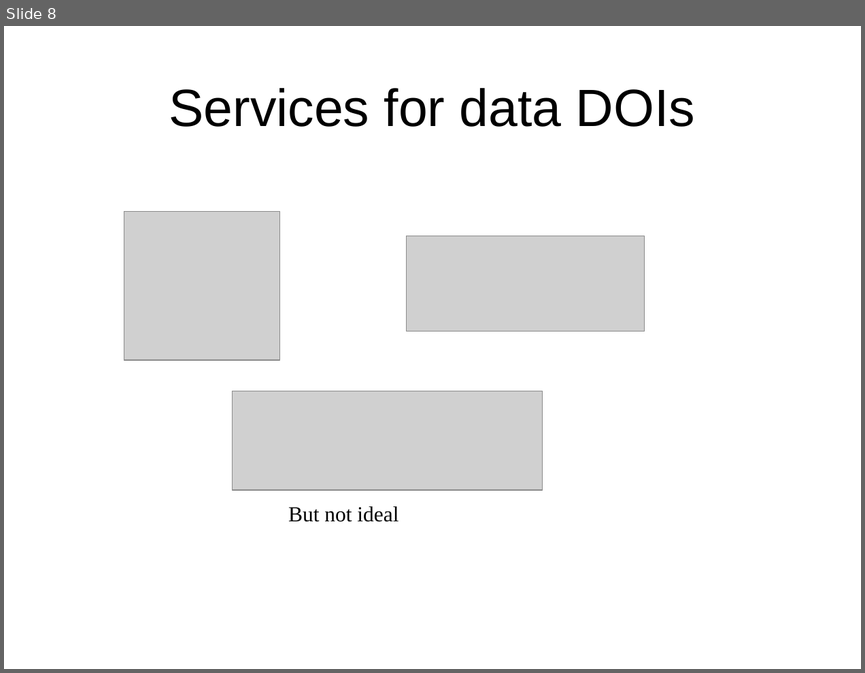
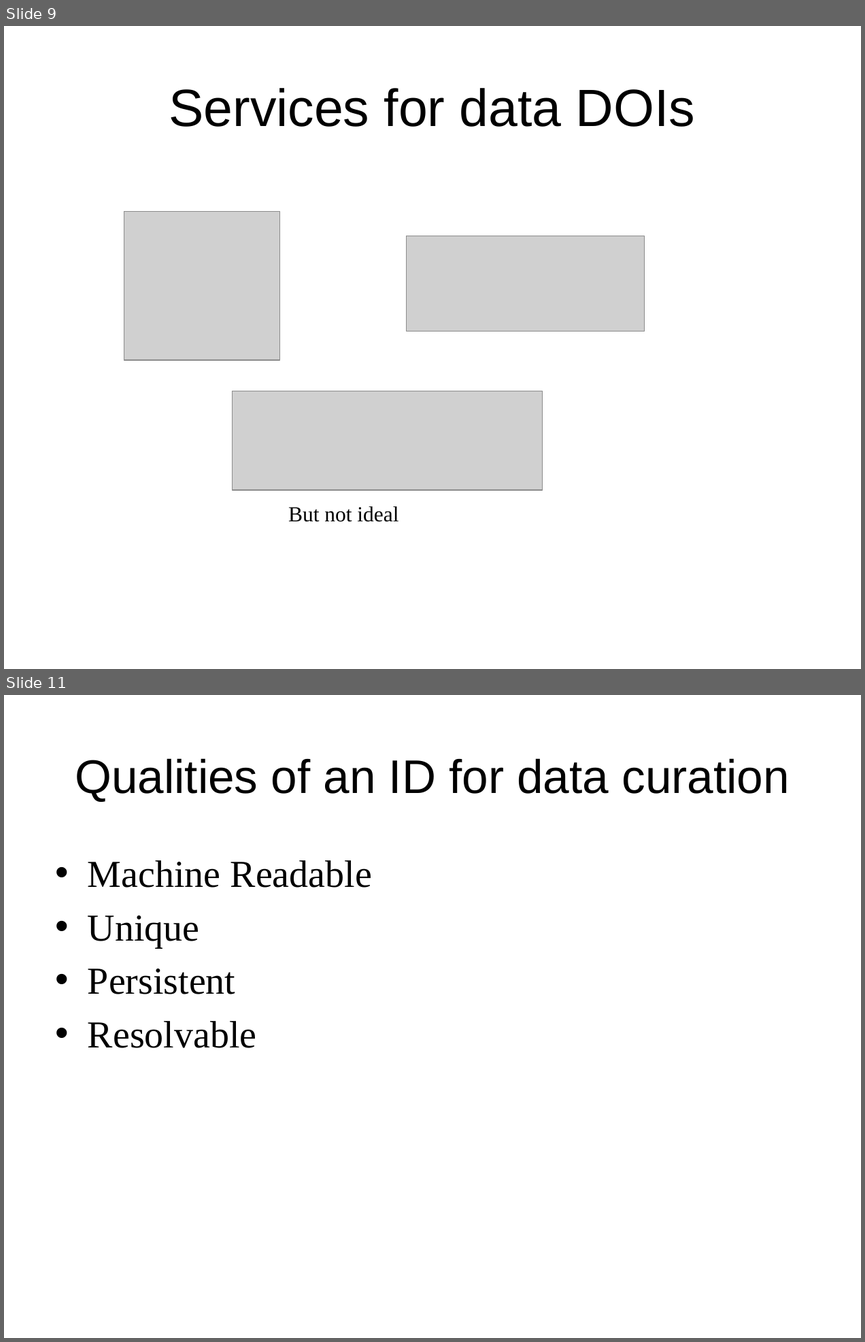
Before and after one commit to DataCurationWorkshop/HongKongCurationWorkshop, a slide deck: Day_1/Lectures/Slides/Day_1_Lecture_Identifier.pptx. Shown one above the other, each under a label of ours: slide 8 before the commit, slides 9 and 11 after it; the slides between them are not shown. The pictures are 865x673 and 865x1342 pixels, drawn with LibreOffice and Linux fonts; fonts in the diff are those of the drawing; grey boxes stand for pictures; background and template pictures are left out. Boxes give left, top, right and bottom in pixels: in the first picture for what was removed or moved away, otherwise in the second. Text is boxed around its words. In the diff, an @@ line names an element or a change of style, - is before the commit and + after.

```diff
--- a/Day_1/Lectures/Slides/Day_1_Lecture_Identifier.pptx
+++ b/Day_1/Lectures/Slides/Day_1_Lecture_Identifier.pptx
@@ slide 11 added at bbox=[4, 695, 861, 1338], background #FFFFFF @@
@@ title added at bbox=[75, 758, 789, 802], 39.6 pt, text #000000 @@
+Qualities of an ID for data curation
@@ text added at bbox=[88, 860, 372, 1048], 32 pt, text #000000 @@
+• Machine Readable
+• Unique
+• Persistent
+• Resolvable
@@ what was slide 8 is now slide 9 @@
```
Also in this commit, not shown: 5 slides changed, 2 other slides added, 2 other files.
